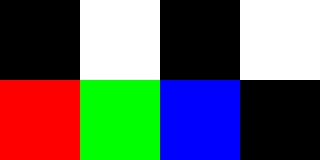
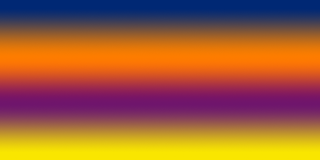
Before/after of a (320, 160) layered artwork. What changed in the layer stack:
hid "Layer 1 copy" over [240, 0, 320, 80]
hid "Layer 1" over [80, 0, 160, 80]
hid "Layer 2" over [0, 80, 240, 160]
added layer "Layer 5" above "Background" over [0, 0, 320, 160]
